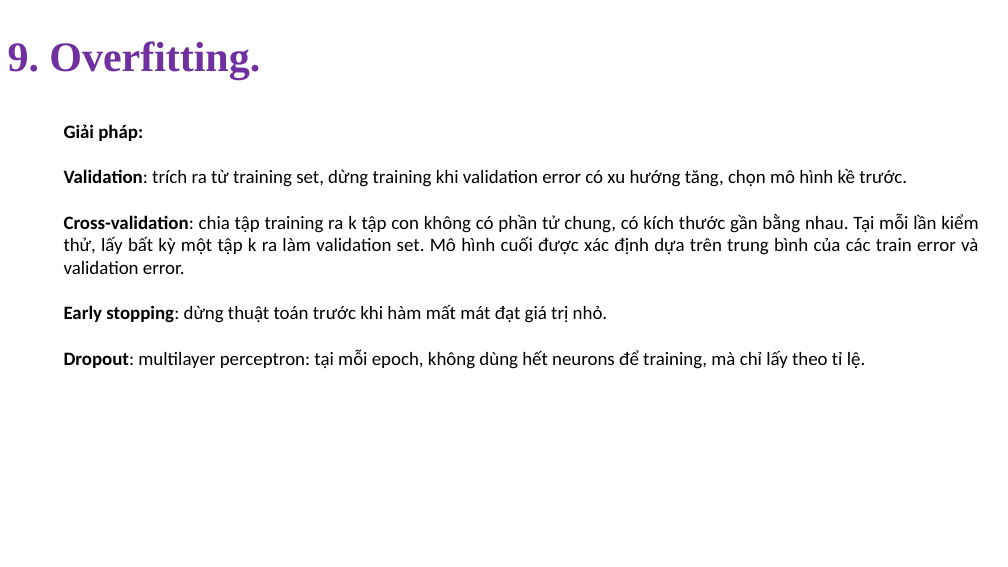
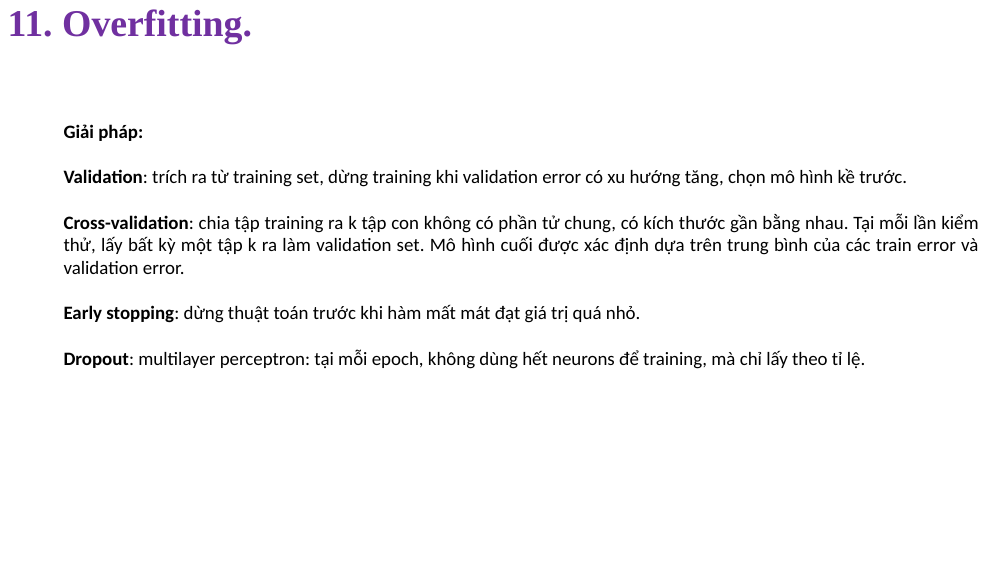
Before and after one commit to NghiLamPhuc/MachineLearning_2020_2021_HK1, a slide deck: slide 49 of FinalProject/Final.pptx. Drawn at 1008x567 pixels with LibreOffice and Linux fonts; fonts in the diff are those of the drawing. Boxes give left, top, right and bottom in pixels: in the first picture for what was removed or moved away, otherwise in the second. Text is boxed around its words. In the diff, an @@ line names an element or a change of style, - is before the commit and + after.

```diff
--- a/FinalProject/Final.pptx
+++ b/FinalProject/Final.pptx
@@ title at [8, 9, 252, 44]: text changed; size 40 to 36 pt @@
-9. Overfitting.
+11. Overfitting.
@@ text at [64, 304, 641, 323]: text changed @@
-Early stopping: dừng thuật toán trước khi hàm mất mát đạt giá trị nhỏ.
+Early stopping: dừng thuật toán trước khi hàm mất mát đạt giá trị quá nhỏ.
```
Also in this commit, not shown: 18 other slides changed, 50 other files.
